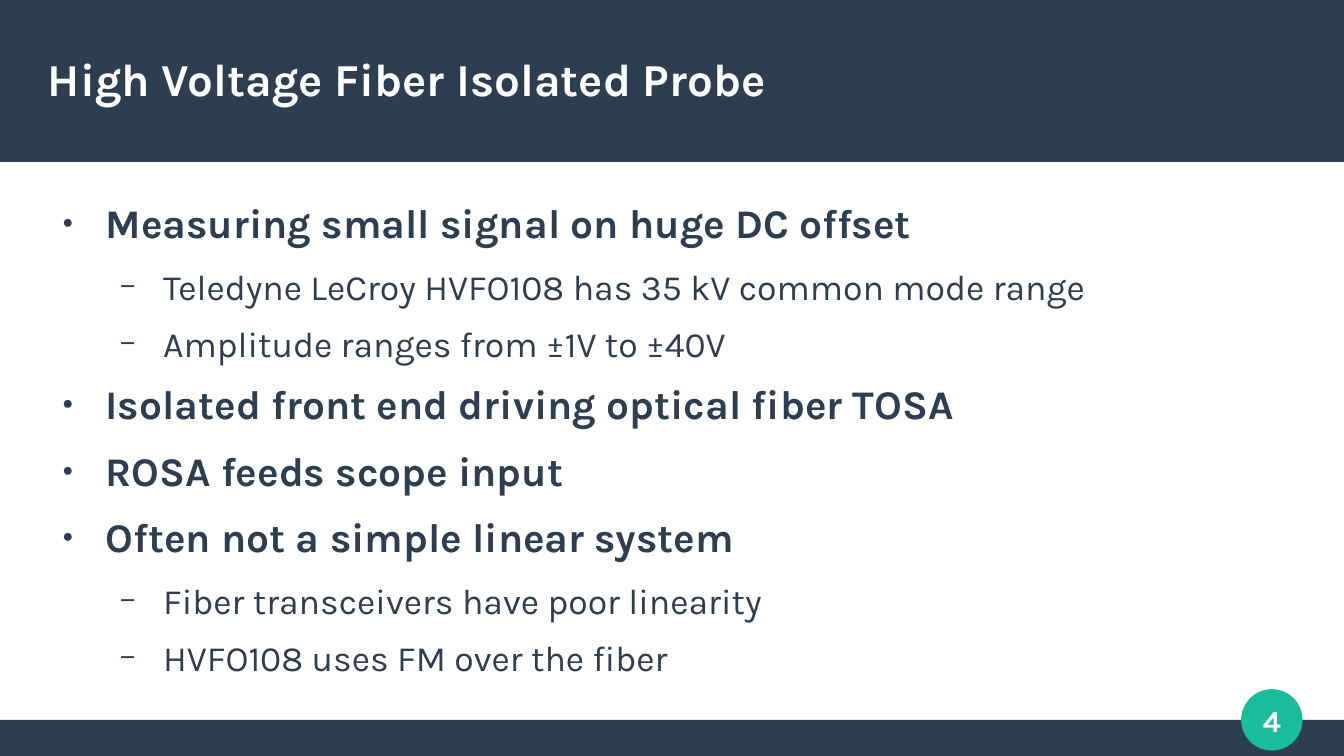
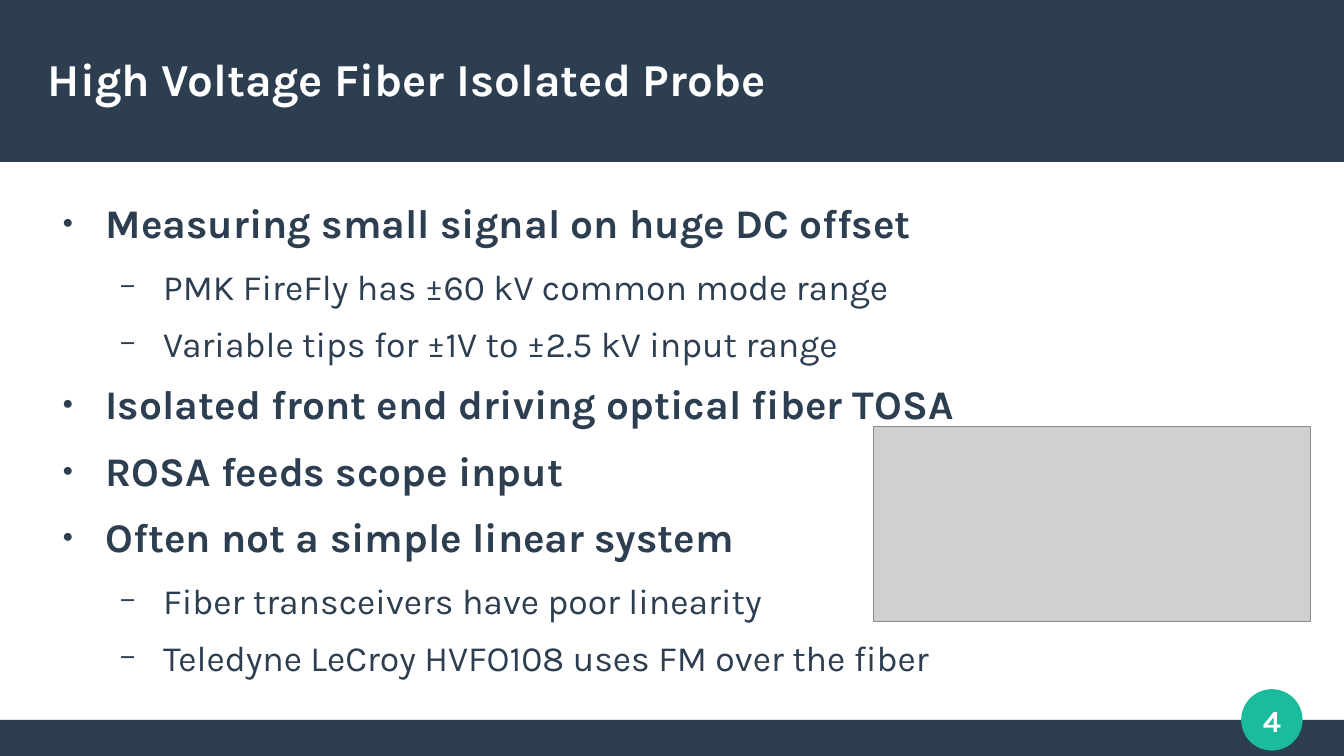
Before and after one commit to azonenberg/electronics-training, a slide deck: slide 4 of oscilloscope-probing/sec09-hv.odp. Drawn at 1344x756 pixels with LibreOffice and Linux fonts; fonts in the diff are those of the drawing; grey boxes stand for pictures. Boxes give left, top, right and bottom in pixels: in the first picture for what was removed or moved away, otherwise in the second. Text is boxed around its words. In the diff, an @@ line names an element or a change of style, - is before the commit and + after.

```diff
--- a/oscilloscope-probing/sec09-hv.odp
+++ b/oscilloscope-probing/sec09-hv.odp
@@ text at [163,275,888,366]: text changed @@
-  − Teledyne LeCroy HVFO108 has 35 kV common mode range
-  − Amplitude ranges from ±1V to ±40V
+  − PMK FireFly has ±60 kV common mode range
+  − Variable tips for ±1V to ±2.5 kV input range
@@ picture added at [874,427,1311,622] @@
@@ text at [163,646,929,680]: text changed @@
-  − HVFO108 uses FM over the fiber
+  − Teledyne LeCroy HVFO108 uses FM over the fiber
```
Also in this commit, not shown: 1 other slide changed, 2 slides added, 6 other files.
